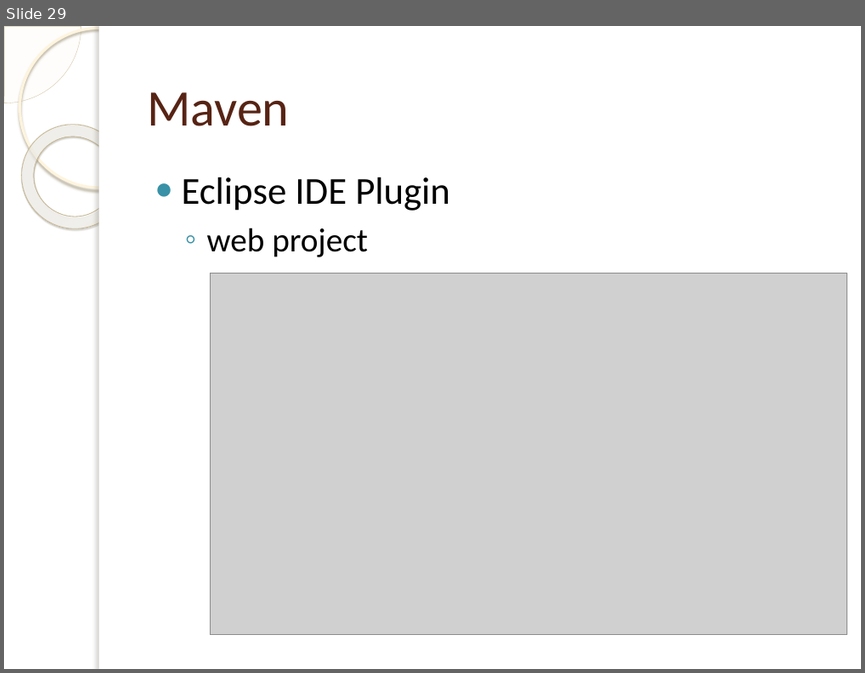
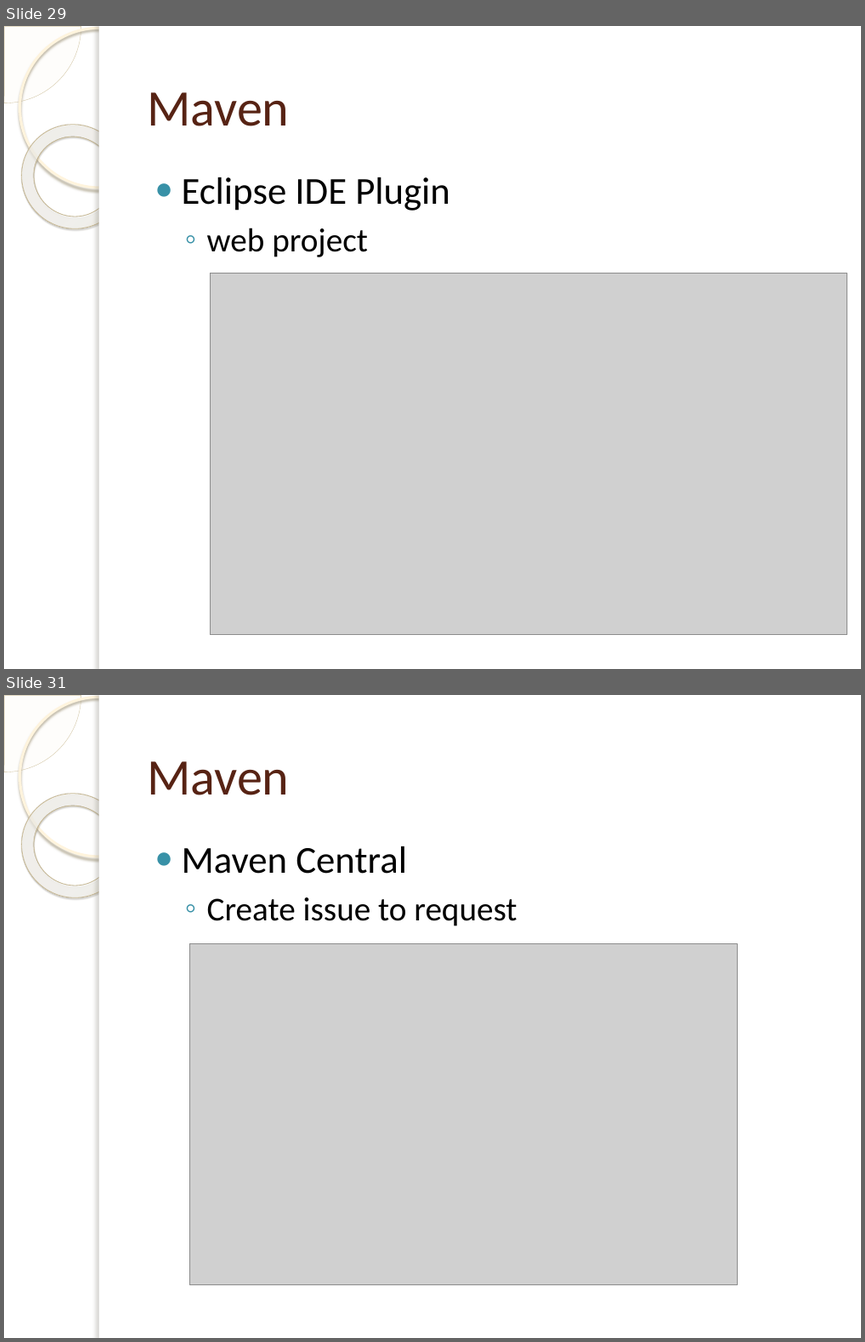
Before and after one commit to tassun/train-maven, a slide deck: Introduction to Maven.pptx. Shown one above the other, each under a label of ours: slide 29 before the commit, slides 29 and 31 after it; the slides between them are not shown. The pictures are 865x673 and 865x1342 pixels, drawn with LibreOffice and Linux fonts; fonts in the diff are those of the drawing; grey boxes stand for pictures; background and template pictures are left out. Boxes give left, top, right and bottom in pixels: in the first picture for what was removed or moved away, otherwise in the second. Text is boxed around its words. In the diff, an @@ line names an element or a change of style, - is before the commit and + after.

```diff
--- a/Introduction to Maven.pptx
+++ b/Introduction to Maven.pptx
@@ slide 31 added at (x1=4, y1=695, x2=861, y2=1338), background picture (left out); not listed: 5 template elements that a slide beside it also shows @@
@@ title added at (x1=147, y1=761, x2=289, y2=795), 43 pt, text #572314 @@
+Maven
@@ text added at (x1=182, y1=846, x2=517, y2=926), 28 pt, text #000000 @@
+● Maven Central
+  ◦ Create issue to request
@@ picture added at (x1=190, y1=943, x2=738, y2=1285) @@
```
Also in this commit, not shown: 2 slides changed, 18 other slides added, 1 other file.
